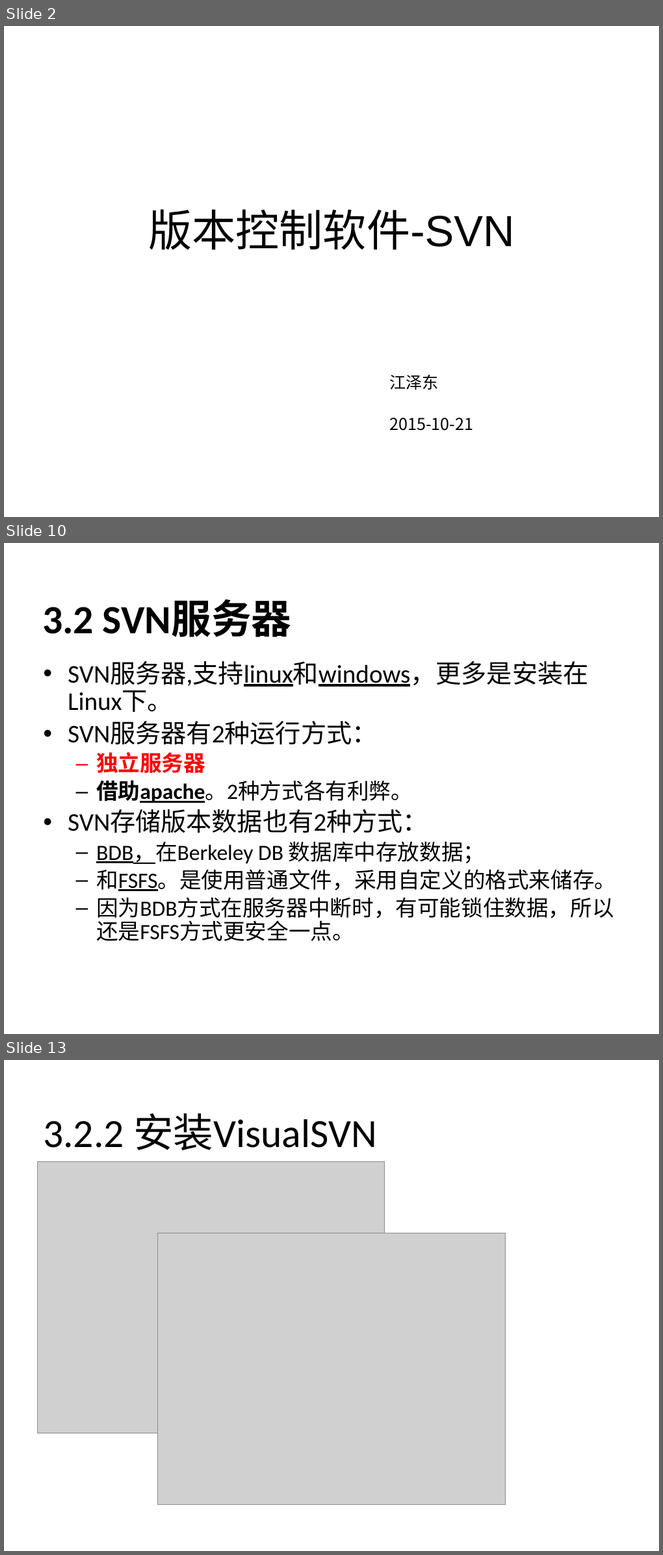
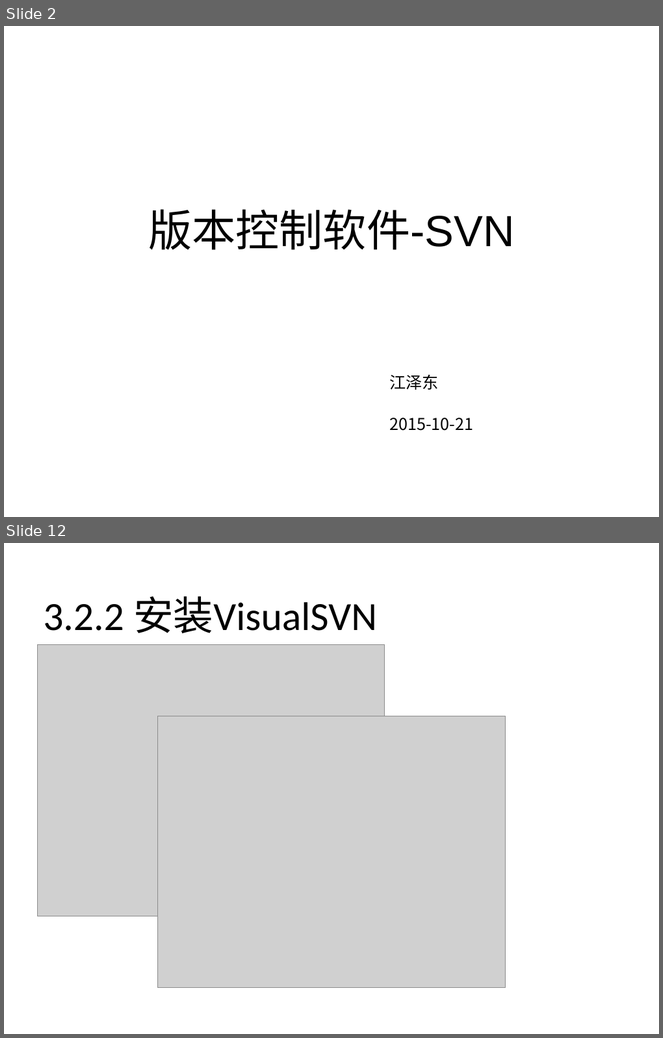
Before and after one commit to 39627020/learngit, a slide deck: 版本控制软件-SVN.pptx. Shown one above the other, each under a label of ours: slides 2, 10 and 13 before the commit, slides 2 and 12 after it; the slides between them are not shown. The pictures are 663x1555 and 663x1038 pixels, drawn with LibreOffice and Linux fonts; fonts in the diff are those of the drawing; grey boxes stand for pictures; background and template pictures are left out. Boxes give left, top, right and bottom in pixels: in the first picture for what was removed or moved away, otherwise in the second. Text is boxed around its words. In the diff, an @@ line names an element or a change of style, - is before the commit and + after.

```diff
--- a/版本控制软件-SVN.pptx
+++ b/版本控制软件-SVN.pptx
@@ slide 10 removed at box(4, 543, 659, 1034), background picture (left out); not listed: 1 template element that a slide beside it also shows @@
@@ text removed at box(42, 600, 292, 637) @@
-3.2 SVN服务器
@@ text removed at box(68, 661, 616, 941) @@
-• SVN服务器,支持linux和windows，更多是安装在Linux下。
-• SVN服务器有2种运行方式：
-  – 独立服务器
-  – 借助apache。2种方式各有利弊。
-• SVN存储版本数据也有2种方式：
-  – BDB，在Berkeley DB 数据库中存放数据；
-  – 和FSFS。是使用普通文件，采用自定义的格式来储存。
-  – 因为BDB方式在服务器中断时，有可能锁住数据，所以还是FSFS方式更安全一点。
@@ what was slide 13 is now slide 12 @@
```
Also in this commit, not shown: 25 slides changed, 1 other file.
